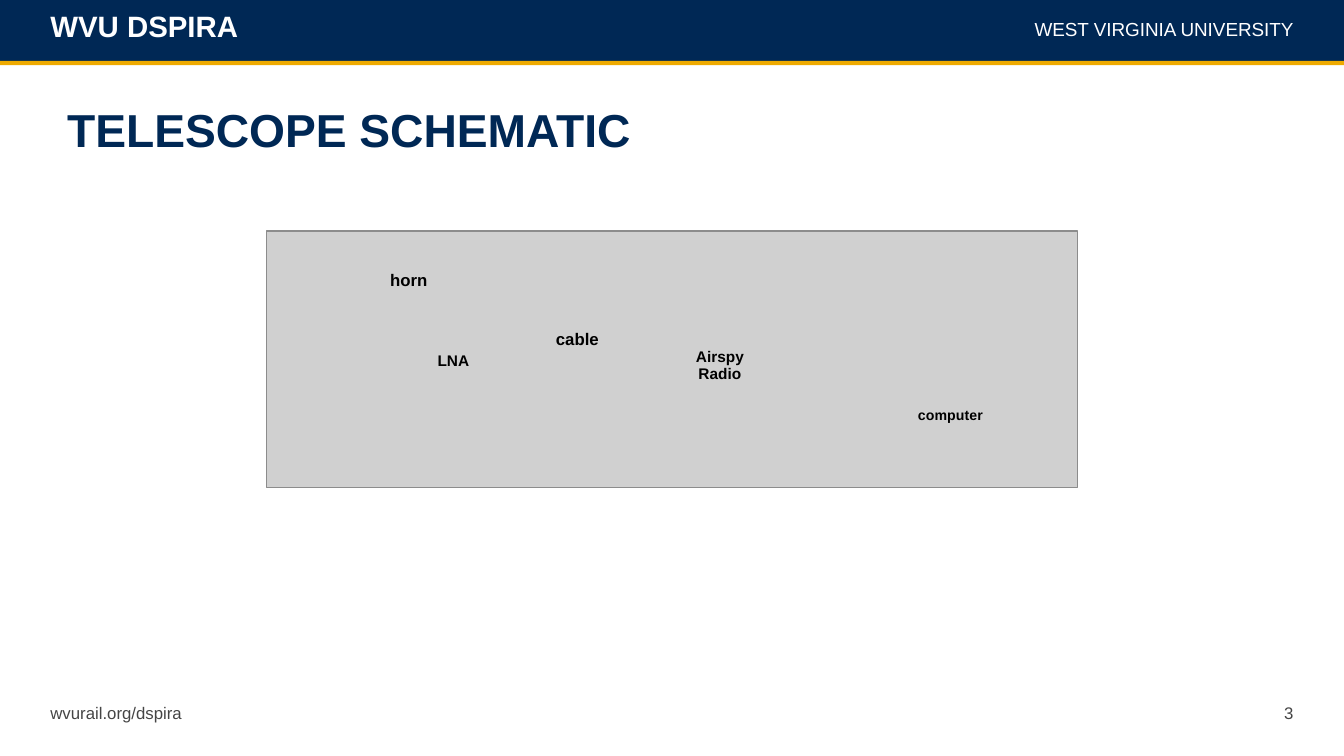
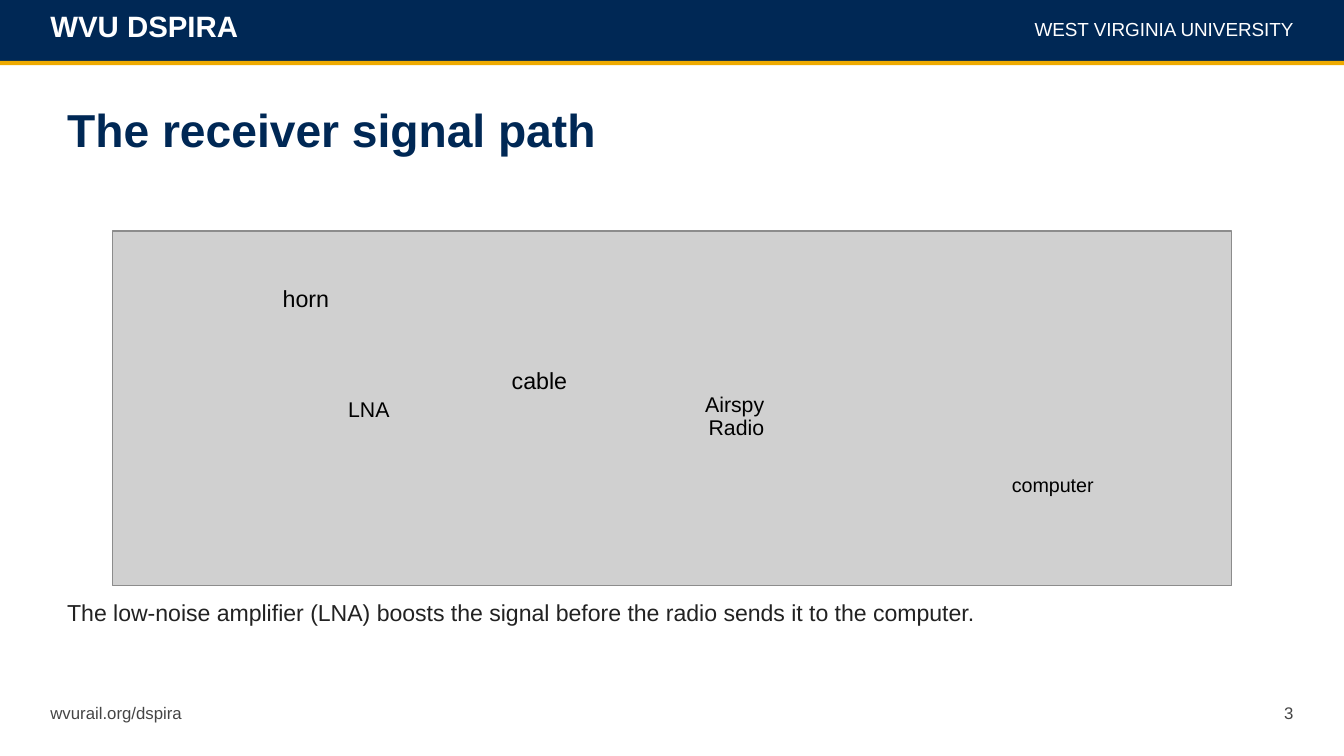
Before and after one commit to WVURAIL/dspira, a slide deck: slide 3 of assets/lessons/horn-construction/horn-design.pptx. Drawn at 1344x756 pixels with LibreOffice and Linux fonts; fonts in the diff are those of the drawing; grey boxes stand for pictures. Boxes give left, top, right and bottom in pixels: in the first picture for what was removed or moved away, otherwise in the second. Text is boxed around its words. In the diff, an @@ line names an element or a change of style, - is before the commit and + after.

```diff
--- a/assets/lessons/horn-construction/horn-design.pptx
+++ b/assets/lessons/horn-construction/horn-design.pptx
@@ title at <box>67,113,595,156</box>: text changed @@
-TELESCOPE SCHEMATIC
+The receiver signal path
@@ picture: place and size @@
-picture at <box>267,231,1078,488</box>
+picture at <box>112,231,1232,586</box>
@@ text "horn" at <box>283,290,329,307</box>: size 12 to 16.6 pt, bold off @@
@@ text "horn": place and size @@
-text "horn" at <box>390,274,427,286</box>
+text "horn" at <box>283,290,329,307</box>
@@ text "cable": place and size @@
-text "cable" at <box>556,333,599,345</box>
+text "cable" at <box>512,372,567,390</box>
@@ text "cable" at <box>512,372,567,390</box>: size 12 to 16.6 pt, bold off @@
@@ text "LNA": place and size @@
-text "LNA" at <box>438,355,470,366</box>
+text "LNA" at <box>348,402,389,417</box>
@@ text "Airspy": place and size @@
-text "Airspy" at <box>696,351,744,365</box>
+text "Airspy" at <box>705,396,764,417</box>
@@ size 11 to 15.2 pt, bold off in 3 elements at <box>705,396,764,417</box>, <box>348,402,389,417</box>, <box>709,419,765,435</box> @@
@@ text "Radio": place and size @@
-text "Radio" at <box>698,368,741,379</box>
+text "Radio" at <box>709,419,765,435</box>
@@ text "computer": place and size @@
-text "computer" at <box>918,411,983,423</box>
+text "computer" at <box>1012,479,1094,496</box>
@@ text "computer" at <box>1012,479,1094,496</box>: size 10.2 to 14 pt, bold off @@
@@ text added at <box>67,604,974,626</box>, 16.5 pt, text #222222 @@
+The low-noise amplifier (LNA) boosts the signal before the radio sends it to the computer.
```
Also in this commit, not shown: 2 other slides changed, 8 slides added, 8 slides removed, 16 other files.
